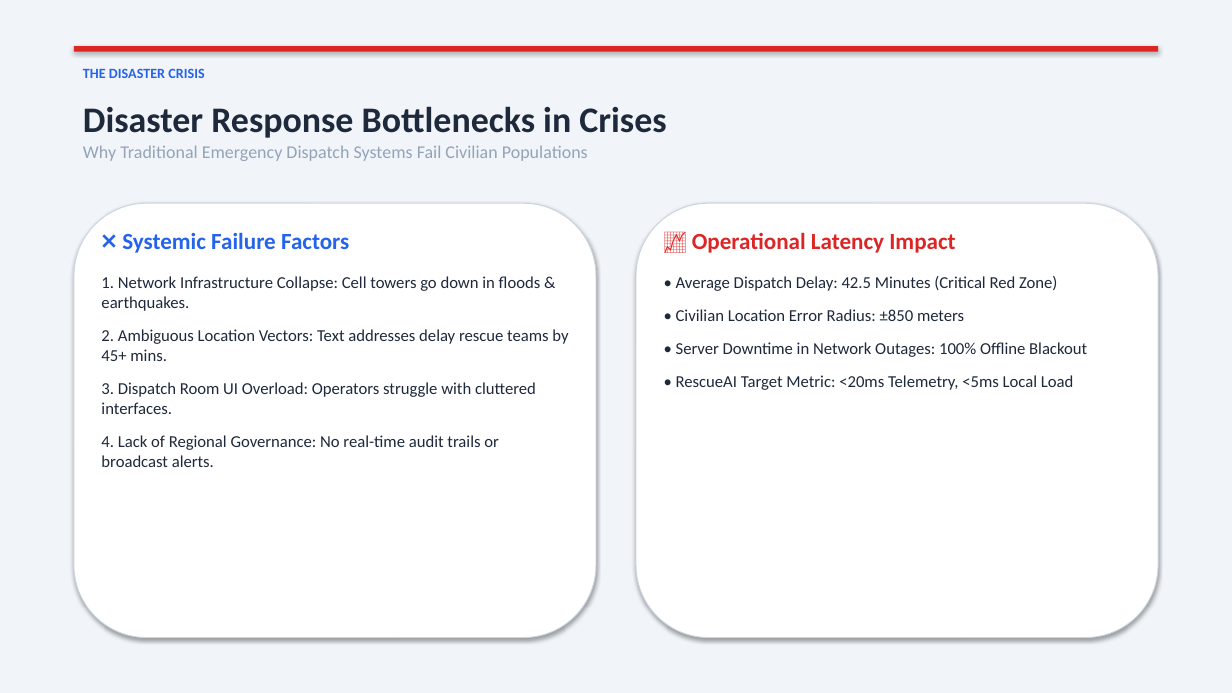
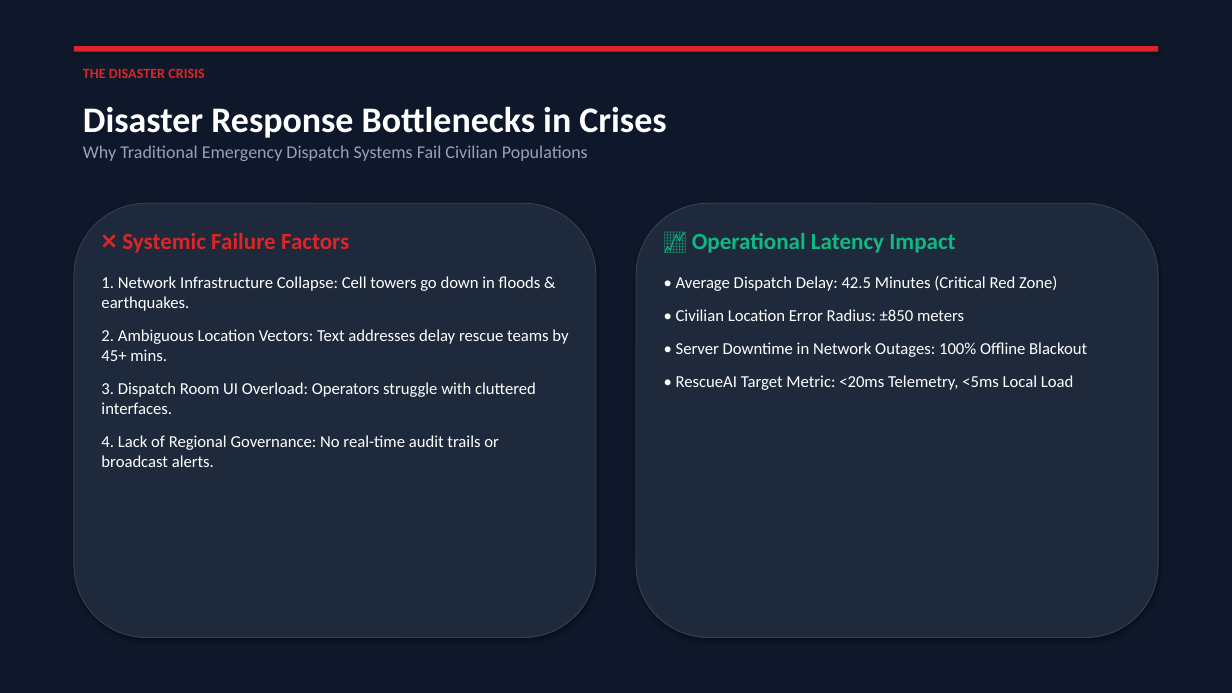
Before and after one commit to rootnode-rebels/rescue-ai, a slide deck: slide 2 of frontend/public/RescueAI_Innovative_Pitch_Deck.pptx. Drawn at 1232x693 pixels with LibreOffice and Linux fonts; fonts in the diff are those of the drawing. Boxes give left, top, right and bottom in pixels: in the first picture for what was removed or moved away, otherwise in the second. Text is boxed around its words. In the diff, an @@ line names an element or a change of style, - is before the commit and + after.

```diff
--- a/frontend/public/RescueAI_Innovative_Pitch_Deck.pptx
+++ b/frontend/public/RescueAI_Innovative_Pitch_Deck.pptx
@@ rectangle at (x1=0, y1=0, x2=1232, y2=693): fill #F1F5F9 to #0F172A @@
@@ text "THE DISASTER CRISIS" at (x1=83, y1=68, x2=204, y2=78): text colour #2563EB to #DC2626 @@
@@ text at (x1=83, y1=106, x2=666, y2=138): text colour #1E293B to #FFFFFF in "Disaster Response Bottlenecks in Crises" @@
@@ rounded rectangle at (x1=74, y1=203, x2=596, y2=638): fill #FFFFFF to #1E293B; outline #CBD5E1 0.75 pt to #334155 0.75 pt @@
@@ rounded rectangle at (x1=636, y1=203, x2=1158, y2=638): fill #FFFFFF to #1E293B; outline #CBD5E1 0.75 pt to #334155 0.75 pt @@
@@ text "❌ Systemic Failure Factors" at (x1=101, y1=233, x2=568, y2=467): text colour #2563EB to #DC2626 in "❌ Systemic Failure Factors"; text colour #1E293B to #FFFFFF @@
@@ text "📈 Operational Latency Impact" at (x1=676, y1=233, x2=1087, y2=390): text colour #DC2626 to #10B981 in "📈 Operational Latency Impact"; text colour #1E293B to #FFFFFF in "• Average Dispatch Delay: 42.5 Minutes (Critical ...", "• Civilian Location Error Radius: ±850 meters", "• Server Downtime in Network Outages: 100% ...", "• RescueAI Target Metric: <20ms Telemetry, <5ms ..." @@
```
Also in this commit, not shown: 7 other slides changed, 1 slide removed, 1 other file.
